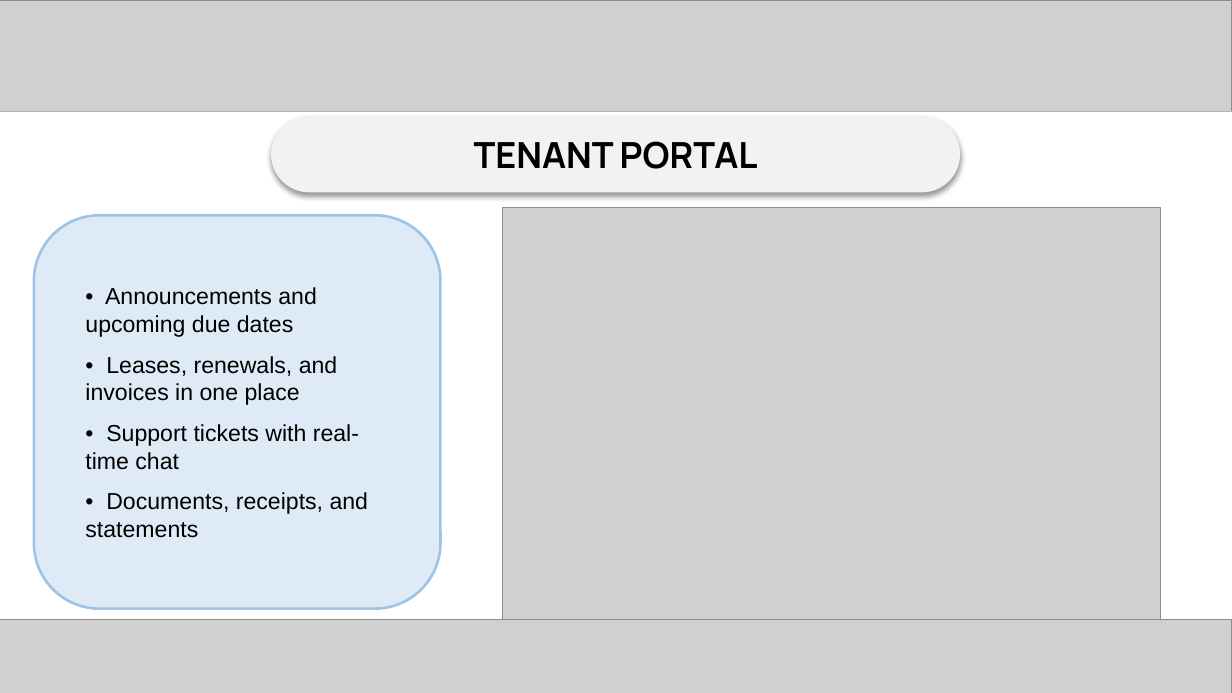
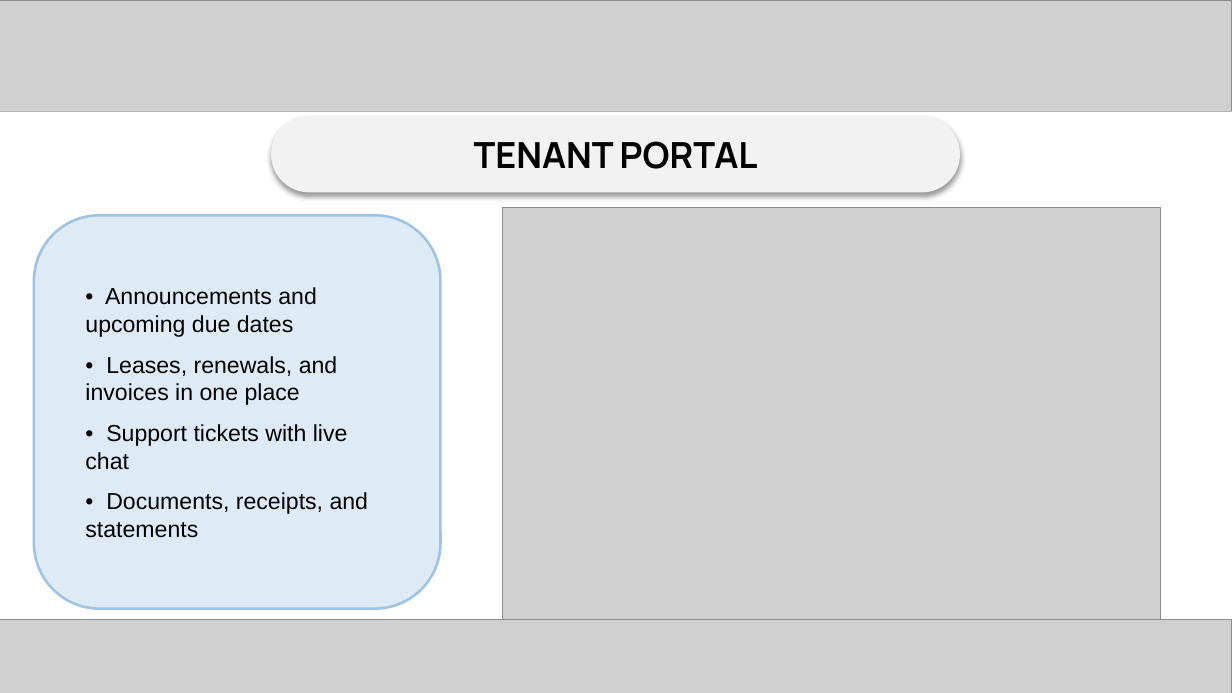
Before and after one commit to bloxer09/Stall-Management-System-Center-Point, a slide deck: slide 12 of docs/presentation.pptx. Drawn at 1232x693 pixels with LibreOffice and Linux fonts; fonts in the diff are those of the drawing; grey boxes stand for pictures. Boxes give left, top, right and bottom in pixels: in the first picture for what was removed or moved away, otherwise in the second. Text is boxed around its words. In the diff, an @@ line names an element or a change of style, - is before the commit and + after.

```diff
--- a/docs/presentation.pptx
+++ b/docs/presentation.pptx
@@ text in rounded rectangle at [85,424,348,470]: text changed @@
-• Support tickets with real-time chat
+• Support tickets with live chat
```
Also in this commit, not shown: 7 other files.
